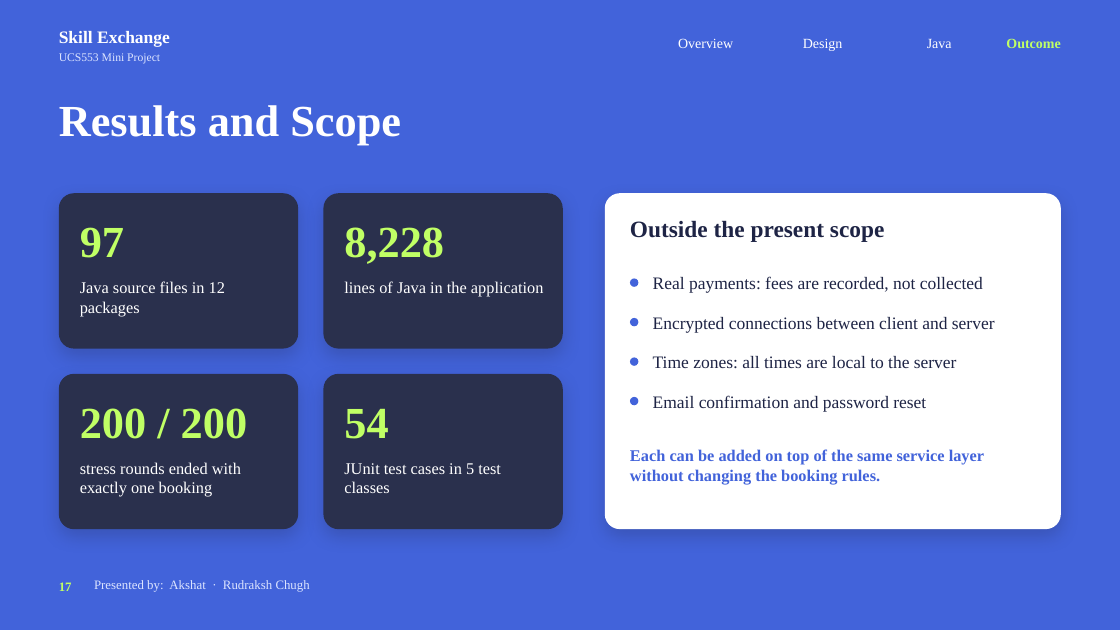
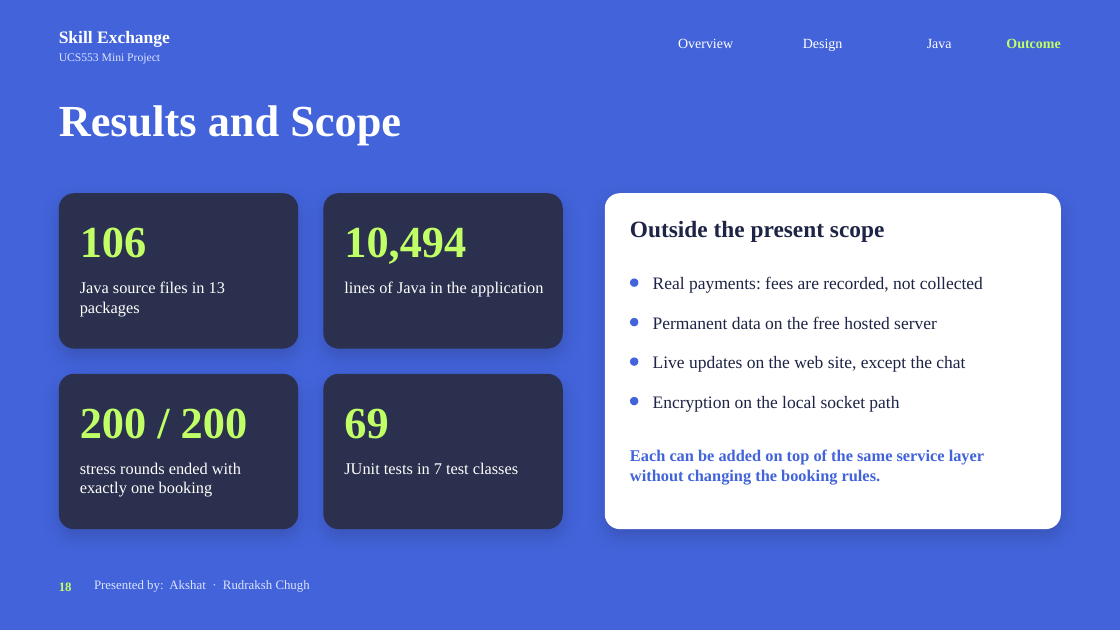
Before and after one commit to RudrakshChugh/JavaProject, a slide deck: slide 18 of Project Presentation.pptx (slide 17 before the commit). Drawn at 1120x630 pixels with LibreOffice and Linux fonts; fonts in the diff are those of the drawing; background and template pictures are left out. Boxes give left, top, right and bottom in pixels: in the first picture for what was removed or moved away, otherwise in the second. Text is boxed around its words. In the diff, an @@ line names an element or a change of style, - is before the commit and + after.

Commit message:
Update the presentation: web site, hosting, two front ends over one server

```diff
--- a/Project Presentation.pptx
+++ b/Project Presentation.pptx
@@ text at [80, 227, 147, 258]: text changed @@
-97
+106
@@ text at [344, 227, 466, 264]: text changed @@
-8,228
+10,494
@@ text at [80, 281, 225, 317]: text changed @@
-Java source files in 12 packages
+Java source files in 13 packages
@@ text at [653, 316, 937, 329]: text changed @@
-Encrypted connections between client and server
+Permanent data on the free hosted server
@@ text at [653, 356, 965, 372]: text changed @@
-Time zones: all times are local to the server
+Live updates on the web site, except the chat
@@ text at [344, 408, 388, 439]: text changed @@
-54
+69
@@ text at [653, 396, 899, 411]: text changed @@
-Email confirmation and password reset
+Encryption on the local socket path
@@ text at [344, 462, 518, 474]: text changed @@
-JUnit test cases in 5 test classes
+JUnit tests in 7 test classes
@@ page number at [59, 582, 72, 591]: text changed @@
-17
+18
```
Also in this commit, not shown: 13 other slides changed, 1 slide added.
